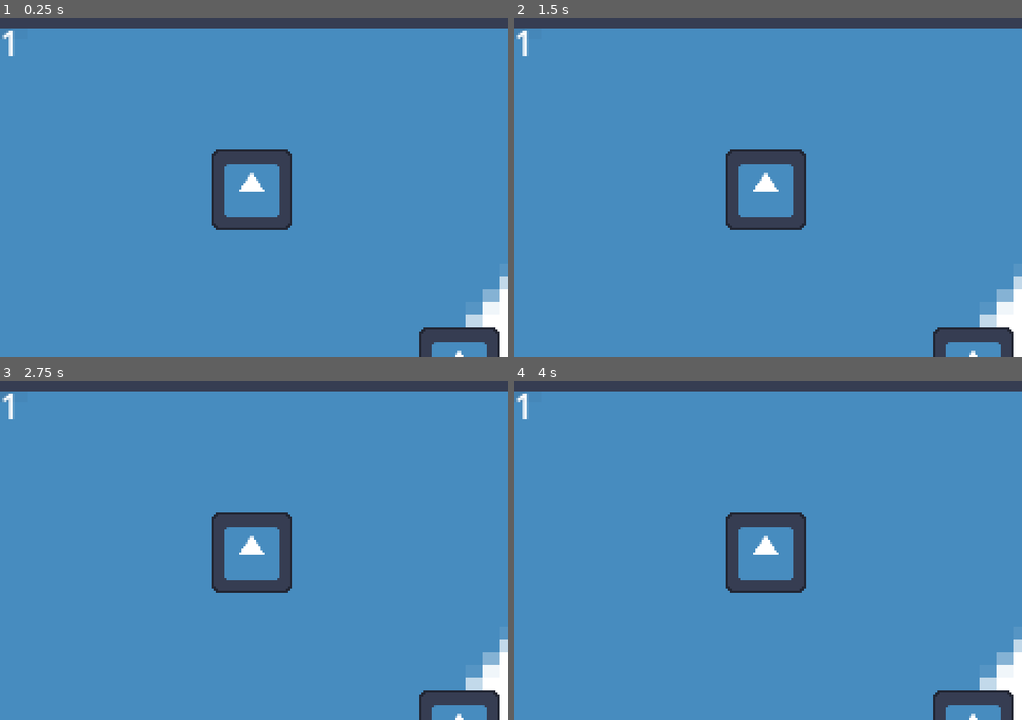
Above: before the commit, frames 1-4 (two rows, left to right).
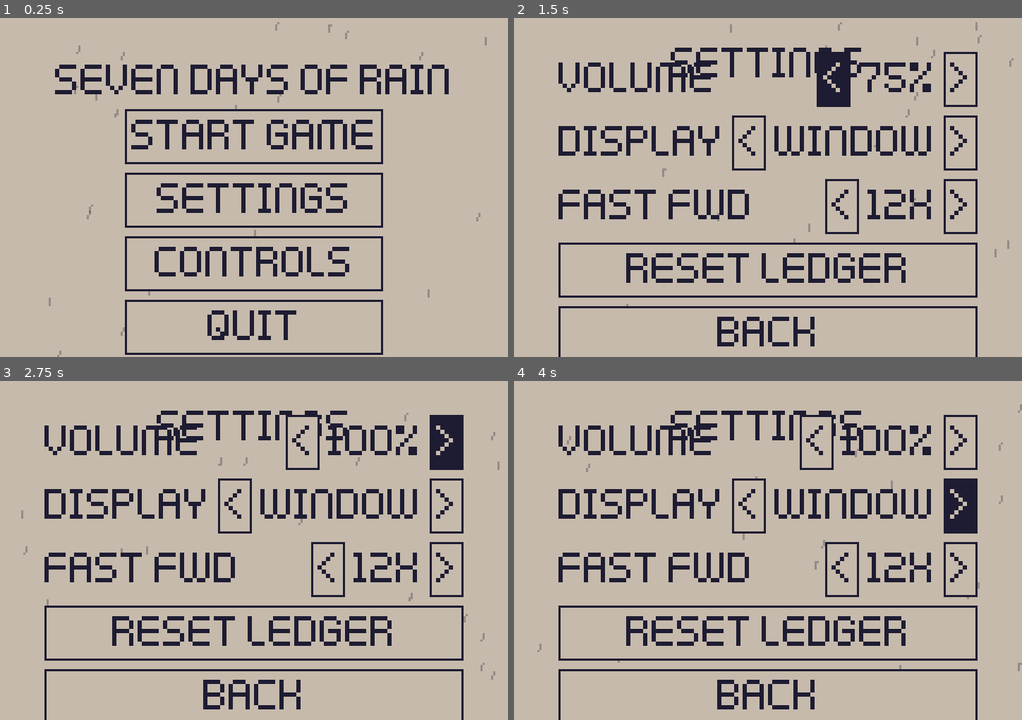
Above: after the commit, the same moments.

Repository: chickengamer555/7-days-of-rain-B1T-jam
Game: Godot game, scene res://UI/MainMenu/main_menu.tscn
Two runs of this game, one before a commit and one after it. Both use one fixed random seed, a clock stepped at 60 frames per second and the inputs below. Before the commit the project starts from res://test/test.tscn. The engine's default icon, where the game draws it, is replaced by a stand-in: a white triangle on a blue panel in a dark square.
Inputs (mouse positions are in pixels of both pictures, inside the frame that each line leads up to):
- Up to frame 1 (0.25 s): no input
- Up to frame 2 (1.5 s): click (768, 201) at 0.5 s, where only the run after the commit has a clickable "Settings"; click (818, 79) at 1.25 s, where only the run after the commit has a clickable "<"
- Up to frame 3 (2.75 s): click (447, 442) at 2 s, where only the run after the commit has a clickable ">"
- Up to frame 4 (4 s): click (747, 506) at 2.75 s, where only the run after the commit has a clickable "<"; click (930, 506) at 3.5 s, where only the run after the commit has a clickable ">"

The runs differ from the first frame. In frame 1, 100% of the frame differs, in the area x 0-100%, y 0-100%; in frame 2, 100%; in frame 3, 100%; in frame 4, 100%.

Commit message:
menu added(conflicts fixed)

Diff:
--- /dev/null
+++ b/UI/MainMenu/main_menu.gd
@@ -0,0 +1,195 @@
+extends Control
+
+const SETTINGS_FILE: String = "user://settings.json"
+const PAPER_COLOR: Color = Color("#c6baac")
+const INK_COLOR: Color = Color("#1e1c32")
+
+const PIXEL_FONT = preload("res://Assets/pixel_font.ttf")
+
+@onready var main_view: Control = $MainView
+@onready var settings_view: Control = $SettingsView
+@onready var controls_view: Control = $ControlsView
+
+@onready var title_label: Label = $MainView/Title
+@onready var start_btn: Button = $MainView/VBox/StartBtn
+@onready var settings_btn: Button = $MainView/VBox/SettingsBtn
+@onready var controls_btn: Button = $MainView/VBox/ControlsBtn
+@onready var quit_btn: Button = $MainView/VBox/QuitBtn
+
+# Settings controls
+@onready var vol_left_btn: Button = $SettingsView/VBox/VolRow/VolLeft
+@onready var vol_label: Label = $SettingsView/VBox/VolRow/VolVal
+@onready var vol_right_btn: Button = $SettingsView/VBox/VolRow/VolRight
+
+@onready var win_left_btn: Button = $SettingsView/VBox/WinRow/WinLeft
+@onready var win_label: Label = $SettingsView/VBox/WinRow/WinVal
+@onready var win_right_btn: Button = $SettingsView/VBox/WinRow/WinRight
+
+@onready var ff_left_btn: Button = $SettingsView/VBox/FFRow/FFLeft
+@onready var ff_label: Label = $SettingsView/VBox/FFRow/FFVal
+@onready var ff_right_btn: Button = $SettingsView/VBox/FFRow/FFRight
+
+@onready var reset_data_btn: Button = $SettingsView/VBox/ResetDataBtn
+@onready var settings_back_btn: Button = $SettingsView/VBox/SettingsBackBtn
+@onready var controls_back_btn: Button = $ControlsView/ControlsBackBtn
+
+var volume_level: int = 100
+var is_fullscreen: bool = false
+var ff_speed_index: int = 1
+const FF_SPEEDS: Array[int] = [6, 12, 18, 24]
+
+func _ready() -> void:
+	_load_settings()
+	_apply_1bit_styling(self)
+
+	if OS.has_feature("web"):
+		quit_btn.visible = false
+
+	start_btn.pressed.connect(_on_start_pressed)
+	settings_btn.pressed.connect(func(): _show_view(settings_view))
+	controls_btn.pressed.connect(func(): _show_view(controls_view))
+	quit_btn.pressed.connect(_on_quit_pressed)
+
+	settings_back_btn.pressed.connect(func(): _show_view(main_view))
+	controls_back_btn.pressed.connect(func(): _show_view(main_view))
+
+	vol_left_btn.pressed.connect(func(): _change_volume(-25))
+	vol_right_btn.pressed.connect(func(): _change_volume(25))
+
+	win_left_btn.pressed.connect(_toggle_fullscreen)
+	win_right_btn.pressed.connect(_toggle_fullscreen)
+
+	ff_left_btn.pressed.connect(func(): _change_ff_speed(-1))
+	ff_right_btn.pressed.connect(func(): _change_ff_speed(1))
+
+	reset_data_btn.pressed.connect(_on_reset_data_pressed)
+
+	_show_view(main_view)
+
+func _show_view(active_view: Control) -> void:
+	main_view.visible = (active_view == main_view)
+	settings_view.visible = (active_view == settings_view)
+	controls_view.visible = (active_view == controls_view)
+
+func _on_start_pressed() -> void:
+	get_tree().change_scene_to_file("res://test/test.tscn")
+
+func _on_quit_pressed() -> void:
+	get_tree().quit()
+
+# ----------------- Settings Logic -----------------
+
+func _change_volume(delta_pct: int) -> void:
+	volume_level = clampi(volume_level + delta_pct, 0, 100)
+	_apply_volume()
+	_save_settings()
+
+func _apply_volume() -> void:
+	vol_label.text = "%d%%" % volume_level
+	var master_bus_idx = AudioServer.get_bus_index("Master")
+	if master_bus_idx >= 0:
+		if volume_level <= 0:
+			AudioServer.set_bus_mute(master_bus_idx, true)
+		else:
+			AudioServer.set_bus_mute(master_bus_idx, false)
+			var linear = float(volume_level) / 100.0
+			AudioServer.set_bus_volume_db(master_bus_idx, linear_to_db(linear))
+
+func _toggle_fullscreen() -> void:
+	is_fullscreen = not is_fullscreen
+	_apply_window_mode()
+	_save_settings()
+
+func _apply_window_mode() -> void:
+	win_label.text = "Full" if is_fullscreen else "Window"
+	if is_fullscreen:
+		DisplayServer.window_set_mode(DisplayServer.WINDOW_MODE_FULLSCREEN)
+	else:
+		DisplayServer.window_set_mode(DisplayServer.WINDOW_MODE_WINDOWED)
+
+func _change_ff_speed(direction: int) -> void:
+	ff_speed_index = wrapi(ff_speed_index + direction, 0, FF_SPEEDS.size())
+	_apply_ff_speed()
+	_save_settings()
+
+func _apply_ff_speed() -> void:
+	var speed = FF_SPEEDS[ff_speed_index]
+	ff_label.text = "%dx" % speed
+	Clock.FAST_FOWARD_SPEED = speed
+
+func _on_reset_data_pressed() -> void:
+	Ledger.known.clear()
+	reset_data_btn.text = "Cleared!"
+
+func _save_settings() -> void:
+	var data = {
+		"volume_level": volume_level,
+		"is_fullscreen": is_fullscreen,
+		"ff_speed_index": ff_speed_index
+	}
+	var file = FileAccess.open(SETTINGS_FILE, FileAccess.WRITE)
+	if file != null:
+		file.store_string(JSON.stringify(data))
+		file.close()
+
+func _load_settings() -> void:
+	if FileAccess.file_exists(SETTINGS_FILE):
+		var file = FileAccess.open(SETTINGS_FILE, FileAccess.READ)
+		if file != null:
+			var parsed = JSON.parse_string(file.get_as_text())
+			file.close()
+			if parsed is Dictionary:
+				if parsed.has("volume_level"):
+					volume_level = int(parsed["volume_level"])
+				if parsed.has("is_fullscreen"):
+					is_fullscreen = bool(parsed["is_fullscreen"])
+				if parsed.has("ff_speed_index"):
+					ff_speed_index = int(parsed["ff_speed_index"])
+	_apply_volume()
+	_apply_window_mode()
+	_apply_ff_speed()
+
+# ----------------- 1-Bit Aesthetic Styling -----------------
+
+func _apply_1bit_styling(node: Node) -> void:
+	var style_normal = StyleBoxFlat.new()
+	style_normal.bg_color = PAPER_COLOR
+	style_normal.border_color = INK_COLOR
+	style_normal.set_border_width_all(1)
+	style_normal.set_corner_radius_all(0)
+	style_normal.content_margin_top = 1
+	style_normal.content_margin_bottom = 1
+	style_normal.content_margin_left = 3
+	style_normal.content_margin_right = 3
+
+	var style_hover = StyleBoxFlat.new()
+	style_hover.bg_color = INK_COLOR
+	style_hover.border_color = INK_COLOR
+	style_hover.set_border_width_all(1)
+	style_hover.set_corner_radius_all(0)
+	style_hover.content_margin_top = 1
+	style_hover.content_margin_bottom = 1
+	style_hover.content_margin_left = 3
+	style_hover.content_margin_right = 3
+
+	_style_recursive(node, style_normal, style_hover)
+
+func _style_recursive(parent: Node, normal: StyleBox, hover: StyleBox) -> void:
+	for child in parent.get_children():
+		if child is Button:
+			child.focus_mode = Control.FOCUS_NONE # Only mouse interaction, no arrow keys
+			child.add_theme_font_override("font", PIXEL_FONT)
+			child.add_theme_font_size_override("font_size", 16)
+			child.add_theme_stylebox_override("normal", normal)
+			child.add_theme_stylebox_override("hover", hover)
+			child.add_theme_stylebox_override("pressed", hover)
+			child.add_theme_stylebox_override("focus", normal)
+			child.add_theme_color_override("font_color", INK_COLOR)
+			child.add_theme_color_override("font_hover_color", PAPER_COLOR)
+			child.add_theme_color_override("font_pressed_color", PAPER_COLOR)
+			child.add_theme_color_override("font_focus_color", INK_COLOR)
+		elif child is Label:
+			child.add_theme_font_override("font", PIXEL_FONT)
+			child.add_theme_font_size_override("font_size", 16)
+			child.add_theme_color_override("font_color", INK_COLOR)
+		_style_recursive(child, normal, hover)
--- /dev/null
+++ b/UI/MainMenu/main_menu.tscn
@@ -0,0 +1,287 @@
+[gd_scene format=3 uid="uid://cx6r0j7g4d1va"]
+
+[ext_resource type="Script" uid="uid://c5fllrqtcnk1y" path="res://UI/MainMenu/main_menu.gd" id="1_mainmenu"]
+[ext_resource type="Script" uid="uid://blqjhdb6a1y2t" path="res://UI/MainMenu/rain_bg.gd" id="2_rainbg"]
+
+[node name="MainMenu" type="Control"]
+layout_mode = 3
+anchors_preset = 15
+anchor_right = 1.0
+anchor_bottom = 1.0
+grow_horizontal = 2
+grow_vertical = 2
+script = ExtResource("1_mainmenu")
+
+[node name="Background" type="ColorRect" parent="."]
+layout_mode = 1
+anchors_preset = 15
+anchor_right = 1.0
+anchor_bottom = 1.0
+grow_horizontal = 2
+grow_vertical = 2
+color = Color(0.776471, 0.729412, 0.67451, 1)
+
+[node name="RainBG" type="Control" parent="."]
+layout_mode = 1
+anchors_preset = 15
+anchor_right = 1.0
+anchor_bottom = 1.0
+grow_horizontal = 2
+grow_vertical = 2
+script = ExtResource("2_rainbg")
+
+[node name="MainView" type="Control" parent="."]
+layout_mode = 1
+anchors_preset = 15
+anchor_right = 1.0
+anchor_bottom = 1.0
+grow_horizontal = 2
+grow_vertical = 2
+
+[node name="Title" type="Label" parent="MainView"]
+layout_mode = 1
+anchors_preset = 10
+anchor_right = 1.0
+offset_top = 18.0
+offset_bottom = 38.0
+grow_horizontal = 2
+theme_override_colors/font_color = Color(0.117647, 0.109804, 0.196078, 1)
+theme_override_font_sizes/font_size = 16
+text = "SEVEN DAYS OF RAIN"
+horizontal_alignment = 1
+
+[node name="VBox" type="VBoxContainer" parent="MainView"]
+layout_mode = 1
+anchors_preset = 8
+anchor_left = 0.5
+anchor_top = 0.5
+anchor_right = 0.5
+anchor_bottom = 0.5
+offset_left = -50.0
+offset_top = -26.0
+offset_right = 50.0
+offset_bottom = 68.0
+grow_horizontal = 2
+grow_vertical = 2
+theme_override_constants/separation = 4
+
+[node name="StartBtn" type="Button" parent="MainView/VBox"]
+custom_minimum_size = Vector2(0, 18)
+layout_mode = 2
+focus_mode = 0
+text = "Start Game"
+
+[node name="SettingsBtn" type="Button" parent="MainView/VBox"]
+custom_minimum_size = Vector2(0, 18)
+layout_mode = 2
+focus_mode = 0
+text = "Settings"
+
+[node name="ControlsBtn" type="Button" parent="MainView/VBox"]
+custom_minimum_size = Vector2(0, 18)
+layout_mode = 2
+focus_mode = 0
+text = "Controls"
+
+[node name="QuitBtn" type="Button" parent="MainView/VBox"]
+custom_minimum_size = Vector2(0, 18)
+layout_mode = 2
+focus_mode = 0
+text = "Quit"
+
+[node name="SettingsView" type="Control" parent="."]
+visible = false
+layout_mode = 1
+anchors_preset = 15
+anchor_right = 1.0
+anchor_bottom = 1.0
+grow_horizontal = 2
+grow_vertical = 2
+
+[node name="Title" type="Label" parent="SettingsView"]
+layout_mode = 1
+anchors_preset = 10
+anchor_right = 1.0
+offset_top = 10.0
+offset_bottom = 26.0
+grow_horizontal = 2
+theme_override_colors/font_color = Color(0.117647, 0.109804, 0.196078, 1)
+theme_override_font_sizes/font_size = 16
+text = "SETTINGS"
+horizontal_alignment = 1
+
+[node name="VBox" type="VBoxContainer" parent="SettingsView"]
+layout_mode = 1
+anchors_preset = 8
+anchor_left = 0.5
+anchor_top = 0.5
+anchor_right = 0.5
+anchor_bottom = 0.5
+offset_left = -80.0
+offset_top = -50.0
+offset_right = 80.0
+offset_bottom = 68.0
+grow_horizontal = 2
+grow_vertical = 2
+theme_override_constants/separation = 4
+
+[node name="VolRow" type="HBoxContainer" parent="SettingsView/VBox"]
+layout_mode = 2
+
+[node name="VolTitle" type="Label" parent="SettingsView/VBox/VolRow"]
+layout_mode = 2
+size_flags_horizontal = 3
+theme_override_colors/font_color = Color(0.117647, 0.109804, 0.196078, 1)
+theme_override_font_sizes/font_size = 16
+text = "Volume"
+
+[node name="VolLeft" type="Button" parent="SettingsView/VBox/VolRow"]
+custom_minimum_size = Vector2(16, 16)
+layout_mode = 2
+focus_mode = 0
+text = "<"
+
+[node name="VolVal" type="Label" parent="SettingsView/VBox/VolRow"]
+custom_minimum_size = Vector2(36, 0)
+layout_mode = 2
+theme_override_colors/font_color = Color(0.117647, 0.109804, 0.196078, 1)
+theme_override_font_sizes/font_size = 16
+text = "100%"
+horizontal_alignment = 1
+
+[node name="VolRight" type="Button" parent="SettingsView/VBox/VolRow"]
+custom_minimum_size = Vector2(16, 16)
+layout_mode = 2
+focus_mode = 0
+text = ">"
+
+[node name="WinRow" type="HBoxContainer" parent="SettingsView/VBox"]
+layout_mode = 2
+
+[node name="WinTitle" type="Label" parent="SettingsView/VBox/WinRow"]
+layout_mode = 2
+size_flags_horizontal = 3
+theme_override_colors/font_color = Color(0.117647, 0.109804, 0.196078, 1)
+theme_override_font_sizes/font_size = 16
+text = "Display"
+
+[node name="WinLeft" type="Button" parent="SettingsView/VBox/WinRow"]
+custom_minimum_size = Vector2(16, 16)
+layout_mode = 2
+focus_mode = 0
+text = "<"
+
+[node name="WinVal" type="Label" parent="SettingsView/VBox/WinRow"]
+custom_minimum_size = Vector2(40, 0)
+layout_mode = 2
+theme_override_colors/font_color = Color(0.117647, 0.109804, 0.196078, 1)
+theme_override_font_sizes/font_size = 16
+text = "Window"
+horizontal_alignment = 1
+
+[node name="WinRight" type="Button" parent="SettingsView/VBox/WinRow"]
+custom_minimum_size = Vector2(16, 16)
+layout_mode = 2
+focus_mode = 0
+text = ">"
+
+[node name="FFRow" type="HBoxContainer" parent="SettingsView/VBox"]
+layout_mode = 2
+
+[node name="FFTitle" type="Label" parent="SettingsView/VBox/FFRow"]
+layout_mode = 2
+size_flags_horizontal = 3
+theme_override_colors/font_color = Color(0.117647, 0.109804, 0.196078, 1)
+theme_override_font_sizes/font_size = 16
+text = "Fast Fwd"
+
+[node name="FFLeft" type="Button" parent="SettingsView/VBox/FFRow"]
+custom_minimum_size = Vector2(16, 16)
+layout_mode = 2
+focus_mode = 0
+text = "<"
+
+[node name="FFVal" type="Label" parent="SettingsView/VBox/FFRow"]
+custom_minimum_size = Vector2(32, 0)
+layout_mode = 2
+theme_override_colors/font_color = Color(0.117647, 0.109804, 0.196078, 1)
+theme_override_font_sizes/font_size = 16
+text = "12x"
+horizontal_alignment = 1
+
+[node name="FFRight" type="Button" parent="SettingsView/VBox/FFRow"]
+custom_minimum_size = Vector2(16, 16)
+layout_mode = 2
+focus_mode = 0
+text = ">"
+
+[node name="ResetDataBtn" type="Button" parent="SettingsView/VBox"]
+custom_minimum_size = Vector2(0, 18)
+layout_mode = 2
+focus_mode = 0
+text = "Reset Ledger"
+
+[node name="SettingsBackBtn" type="Button" parent="SettingsView/VBox"]
+custom_minimum_size = Vector2(0, 18)
+layout_mode = 2
+focus_mode = 0
+text = "Back"
+
+[node name="ControlsView" type="Control" parent="."]
+visible = false
+layout_mode = 1
+anchors_preset = 15
+anchor_right = 1.0
+anchor_bottom = 1.0
+grow_horizontal = 2
+grow_vertical = 2
+
+[node name="Title" type="Label" parent="ControlsView"]
+layout_mode = 1
+anchors_preset = 10
+anchor_right = 1.0
+offset_top = 10.0
+offset_bottom = 26.0
+grow_horizontal = 2
+theme_override_colors/font_color = Color(0.117647, 0.109804, 0.196078, 1)
+theme_override_font_sizes/font_size = 16
+text = "CONTROLS"
+horizontal_alignment = 1
+
+[node name="Info" type="Label" parent="ControlsView"]
+layout_mode = 1
+anchors_preset = 8
+anchor_left = 0.5
+anchor_top = 0.5
+anchor_right = 0.5
+anchor_bottom = 0.5
+offset_left = -105.0
+offset_top = -48.0
+offset_right = 105.0
+offset_bottom = 44.0
+grow_horizontal = 2
+grow_vertical = 2
+theme_override_colors/font_color = Color(0.117647, 0.109804, 0.196078, 1)
+theme_override_font_sizes/font_size = 16
+text = "WASD : Walk
+E : Interact / Talk
+Q : Ledger
+Hold F : Fast Forward"
+autowrap_mode = 2
+horizontal_alignment = 1
+
+[node name="ControlsBackBtn" type="Button" parent="ControlsView"]
+layout_mode = 1
+anchors_preset = 7
+anchor_left = 0.5
+anchor_top = 1.0
+anchor_right = 0.5
+anchor_bottom = 1.0
+offset_left = -35.0
+offset_top = -24.0
+offset_right = 35.0
+offset_bottom = -6.0
+grow_horizontal = 2
+grow_vertical = 0
+focus_mode = 0
+text = "Back"
--- /dev/null
+++ b/UI/MainMenu/rain_bg.gd
@@ -0,0 +1,29 @@
+extends Control
+
+const DROP_COUNT: int = 35
+const RAIN_COLOR: Color = Color(0.118, 0.11, 0.196, 0.3) # #1e1c32 with gentle transparency
+
+var drops: Array[Vector2] = []
+var speeds: Array[float] = []
+
+func _ready() -> void:
+	for i in range(DROP_COUNT):
+		drops.append(Vector2(randf_range(0, 240), randf_range(0, 160)))
+		speeds.append(randf_range(110.0, 160.0))
+
+func _process(delta: float) -> void:
+	for i in range(DROP_COUNT):
+		var spd = speeds[i]
+		drops[i].y += spd * delta
+		drops[i].x -= (spd * 0.25) * delta
+		if drops[i].y > 165:
+			drops[i].y = randf_range(-15, -2)
+			drops[i].x = randf_range(0, 260)
+		elif drops[i].x < -10:
+			drops[i].x = 250
+	queue_redraw()
+
+func _draw() -> void:
+	for i in range(DROP_COUNT):
+		var p = drops[i]
+		draw_line(p, p + Vector2(-1, 4), RAIN_COLOR, 1.0)
--- a/project.godot
+++ b/project.godot
@@ -11,7 +11,7 @@
 [application]
 
 config/name="7 Days of rain"
-run/main_scene="uid://xc8hn5n5goux"
+run/main_scene="res://UI/MainMenu/main_menu.tscn"
 config/features=PackedStringArray("4.7", "Forward Plus")
 config/icon="res://icon.svg"
 
@@ -31,6 +31,13 @@
 window/size/window_height_override=480
 window/stretch/mode="viewport"
 window/stretch/scale_mode="integer"
+
+[gui]
+
+theme/default_font_antialiasing=0
+theme/default_font_hinting=0
+theme/default_font_subpixel_positioning=0
+theme/custom_font="uid://bj105rloibyjq"
 
 [input]
 
--- a/test/placeholder.gd
+++ b/test/placeholder.gd
@@ -7,6 +7,10 @@
 		Clock.phase_changed.connect(refresh_npcs) #update npcs each phase
 		Dialouge.conversation_ended.connect(refresh_npcs) # update npcs after each convo
 		refresh_npcs()
+
+func _unhandled_input(event: InputEvent) -> void:
+		if event.is_action_pressed("ui_cancel"):
+				get_tree().change_scene_to_file("res://UI/MainMenu/main_menu.tscn")
 
 func refresh_npcs(): # Removes every npc then puts each one at the spot the shcedule says they should be in
 		for child in $NPCs.get_children():
Binary file added: Assets/pixel_font.ttf
Not shown, added: Assets/pixel_font.ttf.import
Not shown, added: UI/MainMenu/main_menu.gd.uid
Not shown, added: UI/MainMenu/rain_bg.gd.uid
